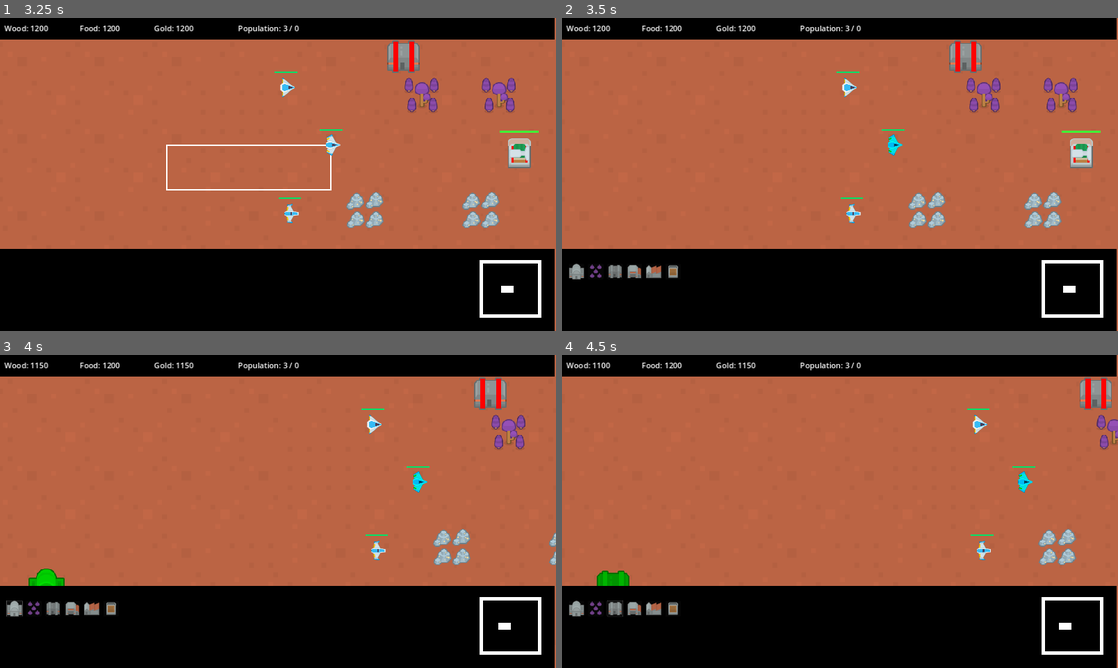
Above: before the commit, frames 1-4 (two rows, left to right).
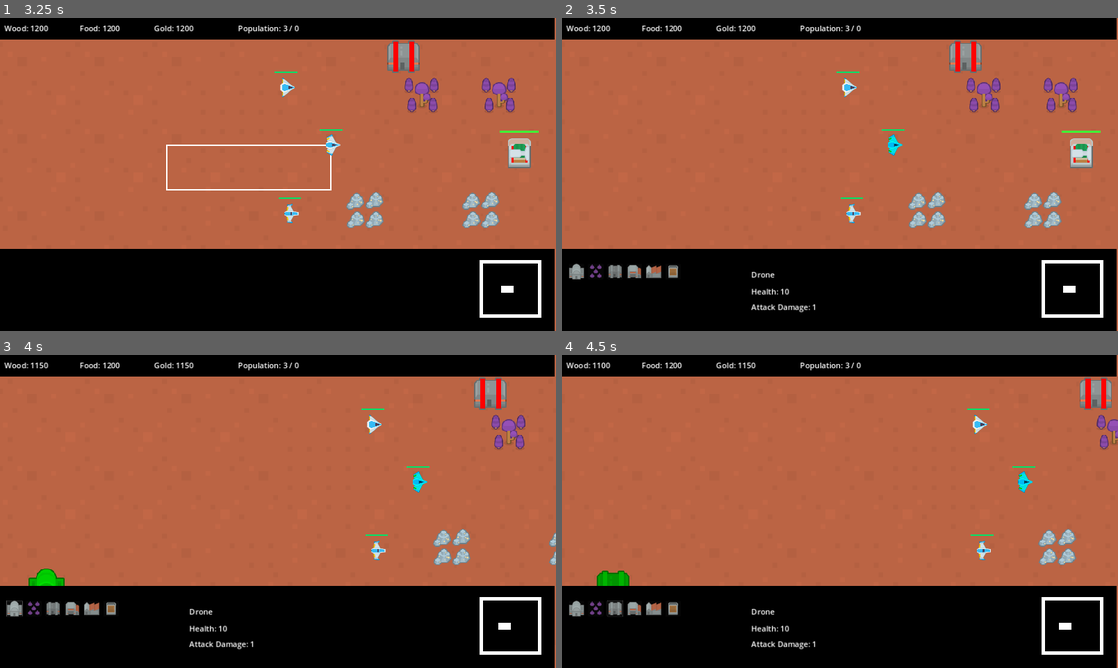
Above: after the commit, the same moments.

Repository: mchiang87/rts
Game: Godot game, scene res://main.tscn
Two runs of this game, one before a commit and one after it. Both use one fixed random seed, a clock stepped at 60 frames per second and the inputs below.
Inputs (mouse positions are in pixels of both pictures, inside the frame that each line leads up to):
- Up to frame 1 (3.25 s): click (77, 133) at 0.5 s; click (16, 271) at 1.25 s; move the mouse to (400, 158) at 2.02 s; click (400, 158) at 2.17 s; tap Enter at 2.75 s; drag from (166, 190) to (333, 146) at 2.77 s
- Up to frame 2 (3.5 s): no input
- Up to frame 3 (4 s): click (16, 608) at 3.5 s
- Up to frame 4 (4.5 s): click (617, 608) at 4.25 s

Frame 1 is identical in both runs. In frame 2, 0.3% of the frame differs, in the area x 34-46%, y 81-94%; in frame 3, 0.3%; in frame 4, 0.3%.

Commit message:
tighted up damage + added unit ui deets

Diff:
--- a/enemy_tower.gd
+++ b/enemy_tower.gd
@@ -1,8 +1,10 @@
 extends Area2D
+
+@export var cleared_block: PackedScene
+@export var damage = 1
 
 var health = 10
 var dead = false
-@export var cleared_block: PackedScene
 
 var x_value = 0
 var y_value = 0
@@ -85,6 +87,7 @@
 				$TimerShoot.start()
 				var new_laser = laser.instantiate()
 				new_laser.is_good_laser = false
+				new_laser.damage = damage
 				add_sibling(new_laser)
 				new_laser.position = $buildingSprite/turret.global_position
 				new_laser.look_at(unit.position)
@@ -107,7 +110,7 @@
 
 func _on_area_entered(area):
 	if area.is_in_group("unit_laser"):
-		health -= 1
+		health -= area.damage
 		area.queue_free()
 
 func _on_timer_remove_nav_timeout():
--- a/enemy_tower.tscn
+++ b/enemy_tower.tscn
@@ -8,6 +8,7 @@
 
 [node name="enemyTower" instance=ExtResource("1_odirb")]
 script = ExtResource("2_yw67p")
+damage = 1
 laser = ExtResource("3_8eji0")
 
 [node name="Sprite2D" parent="buildingSprite" index="0"]
--- a/enemy_type.gd
+++ b/enemy_type.gd
@@ -1,8 +1,12 @@
 extends CharacterBody2D
 
 @onready var nav_agent := $NavigationAgent2D as NavigationAgent2D
+@export var unit_name = ''
+@export var health = 10
+@export var damage = 1
 @export var speed = 150
 @export var laser: PackedScene
+@export var is_ranged_unit = false
 
 var target_id = null
 var target_middle_enemy_building = null
@@ -14,9 +18,6 @@
 var able_to_shoot = true
 var new_id
 
-var health = 10
-
-@export var is_ranged_unit = false
 var attack_range = 70
 var unit_speed = 150
 var is_a_building = false
@@ -36,7 +37,7 @@
 		result /= neighbors.size()
 	return result.normalized()
 
-func _on_navigation_agent_2d_veloctiy_computed(safe_velocity: Vector2) -> void:
+func _on_navigation_agent_2d_velocity_computed(safe_velocity: Vector2) -> void:
 	velocity = safe_velocity
 
 func makepath():
@@ -57,7 +58,7 @@
 	if nav_agent.avoidance_enabled:
 		nav_agent.set_velocity(velocity)
 	else:
-		_on_navigation_agent_2d_veloctiy_computed(velocity)
+		_on_navigation_agent_2d_velocity_computed(velocity)
 
 	move_and_slide()
 	var next_path_pos = nav_agent.get_next_path_position()
@@ -96,6 +97,7 @@
 				$TimerShoot.start()
 				var new_laser = laser.instantiate()
 				new_laser.is_good_laser = false
+				new_laser.damage = damage
 				add_sibling(new_laser)
 				new_laser.position = $body.global_position
 				new_laser.look_at(unit.position)
@@ -112,7 +114,7 @@
 
 func _on_area_2d_area_entered(area):
 	if area.is_in_group('unit_laser'):
-		health -= 1
+		health -= area.damage
 		attacking_unit = true
 		target_id = area.owners_id
 		$body.look_at(area.position)
--- a/enemy_type_one.tscn
+++ b/enemy_type_one.tscn
@@ -20,6 +20,8 @@
 motion_mode = 1
 safe_margin = 5.0
 script = ExtResource("1_88es0")
+unit_name = "Enemy Melee"
+damage = 2
 laser = ExtResource("2_rru5m")
 
 [node name="body" type="Node2D" parent="."]
--- a/enemy_type_two.tscn
+++ b/enemy_type_two.tscn
@@ -4,6 +4,8 @@
 [ext_resource type="Texture2D" uid="uid://ckpvwpg7w6ju6" path="res://art/spaceshooter/PNG/playerShip1_red.png" id="3_fdfj4"]
 
 [node name="enemyTypeTwo" instance=ExtResource("1_emre8")]
+unit_name = "Enemy Shooter"
+damage = 2
 is_ranged_unit = true
 
 [node name="Sprite2D" parent="body" index="0"]
--- a/game_objects.gd
+++ b/game_objects.gd
@@ -3,7 +3,7 @@
 var dragging = false
 var drag_start = Vector2.ZERO
 var select_rect = RectangleShape2D.new()
-var selected = []
+#var selected = []
 
 #func _ready() -> void:
 	#worker.input_pickable = true
@@ -18,13 +18,13 @@
 			if event.button_index == MOUSE_BUTTON_LEFT:
 				dragging = true
 				drag_start = get_global_mouse_position()
-				for item in selected:
+				for item in Global.selected:
 					if str(item.collider) != "<Freed Object>":
 						#item.collider.turn_off_all_jobs()
 						item.collider.selected = false
 				#selected = []
 			elif event.button_index == MOUSE_BUTTON_RIGHT:
-				for item in selected:
+				for item in Global.selected:
 					if str(item.collider) != "<Freed Object>":
 						item.collider.target = get_global_mouse_position()
 						item.collider.turn_off_all_jobs()
@@ -40,9 +40,11 @@
 			q.shape = select_rect
 			q.collision_mask = 2
 			q.transform = Transform2D(0, (drag_end + drag_start) / 2)
-			selected = space.intersect_shape(q)
-			for item in selected:
-				print(item)
+			Global.selected = space.intersect_shape(q)
+			print(Global.selected.size())
+			for item in Global.selected:
+				#print(item.collider)
+				#print(item.collider.unit_name)
 				item.collider.selected = true
 
 	if event is InputEventMouseMotion and dragging:
@@ -54,4 +56,4 @@
 
 func _process(delta):
 	if Global.units_selected == false:
-		selected = []
+		Global.selected = []
--- a/global.gd
+++ b/global.gd
@@ -33,6 +33,8 @@
 var enemy_units = 0
 var friendly_units = 0
 
+var selected = []
+
 # Called when the node enters the scene tree for the first time.
 func _ready():
 	#add_to_no_nav_spot.append(Vector2(5, 5))
--- a/laser.gd
+++ b/laser.gd
@@ -2,6 +2,7 @@
 
 var is_good_laser = false
 var owners_id
+var damage
 
 func _ready():
 	if is_good_laser == true:
@@ -12,7 +13,7 @@
 		$ColorRect.modulate = Color('#ff0000')
 
 func _process(delta):
-	move_local_x(100 * delta)
+	move_local_x(200 * delta)
 
 func _on_timer_timeout():
 	queue_free()
--- a/main.tscn
+++ b/main.tscn
@@ -2788,6 +2788,33 @@
 horizontal_alignment = 1
 vertical_alignment = 1
 
+[node name="UnitDetails" type="Node2D" parent="UI"]
+
+[node name="LabelUnitName" type="Label" parent="UI/UnitDetails"]
+offset_left = 392.0
+offset_top = 520.0
+offset_right = 481.0
+offset_bottom = 543.0
+text = "Unit: "
+vertical_alignment = 1
+
+[node name="LabelUnitHealth" type="Label" parent="UI/UnitDetails"]
+offset_left = 392.0
+offset_top = 555.0
+offset_right = 481.0
+offset_bottom = 578.0
+text = "Health:"
+vertical_alignment = 1
+
+[node name="LabelUnitAttackDmg" type="Label" parent="UI/UnitDetails"]
+offset_left = 392.0
+offset_top = 587.0
+offset_right = 481.0
+offset_bottom = 610.0
+text = "Attack Damage:
+"
+horizontal_alignment = 1
+
 [node name="MiniMap" type="Node2D" parent="UI"]
 
 [node name="OuterBox" type="Node2D" parent="UI/MiniMap"]
@@ -3195,17 +3222,22 @@
 
 [node name="enemyTypeOne" parent="GameObjects" instance=ExtResource("24_t286c")]
 position = Vector2(1096, 424)
+unit_name = "Enemy Tank"
 
 [node name="enemyTypeTwo" parent="GameObjects" instance=ExtResource("25_7nxix")]
 position = Vector2(1088, 136)
+damage = 3
 
 [node name="unitTypeOne" parent="GameObjects" instance=ExtResource("26_yeo8j")]
 position = Vector2(320, 144)
 input_pickable = false
+health = 20
+damage = 2
 
 [node name="unitTypeTwo" parent="GameObjects" instance=ExtResource("27_4gkr8")]
 position = Vector2(328, 405)
-input_pickable = false
+health = 15
+damage = 3
 
 [node name="enemyHouse" parent="GameObjects" instance=ExtResource("28_kndia")]
 position = Vector2(560, 80)
@@ -3215,6 +3247,7 @@
 
 [node name="enemyTower" parent="GameObjects" instance=ExtResource("30_oti36")]
 position = Vector2(800, 280)
+damage = 1
 
 [node name="Camera2D" type="Camera2D" parent="."]
 position = Vector2(576, 324)
--- a/new_tower.gd
+++ b/new_tower.gd
@@ -1,5 +1,6 @@
 extends Area2D
 
+@export var damage = 1
 var health = 10
 var dead = false
 
@@ -119,6 +120,7 @@
 				$TimerShoot.start()
 				var new_laser = laser.instantiate()
 				new_laser.is_good_laser = true
+				new_laser.damage = damage
 				add_sibling(new_laser)
 				new_laser.position = $buildingSprite/Sprite2D/turret.global_position
 				new_laser.look_at(unit.position)
@@ -164,7 +166,7 @@
 			area.get_parent().using_worker_tools = false
 			area.get_parent().find_closest_target_for_job()
 	if area.is_in_group('enemy_laser') and freeze_pos == true and built_num >= 1:
-		health -= 1
+		health -= area.damage
 		area.queue_free()
 
 func _on_button_place_pressed():
--- a/new_tower.tscn
+++ b/new_tower.tscn
@@ -8,6 +8,7 @@
 
 [node name="new_tower" instance=ExtResource("1_gdsi2")]
 script = ExtResource("2_iwhp5")
+damage = 1
 laser = ExtResource("3_fa7xt")
 
 [node name="Sprite2D" parent="buildingSprite" index="0"]
@@ -24,12 +25,6 @@
 offset_bottom = 40.0
 theme_type_variation = &"FlatButton"
 
-[node name="ButtonRemove" parent="CanvasLayer/removeButton/image" index="1"]
-visible = true
-
-[node name="addWorkerButton" parent="CanvasLayer" index="1"]
-self_modulate = Color(1, 1, 1, 1)
-
 [node name="ButtonPlace" parent="." index="10"]
 action_mode = 1
 button_mask = 1
--- a/ui.gd
+++ b/ui.gd
@@ -5,6 +5,10 @@
 @onready var label_food = $ResourceText/LabelFood
 @onready var label_gold = $ResourceText/LabelGold
 @onready var label_population = $ResourceText/LabelPopulation
+@onready var unit_details = $UnitDetails
+@onready var label_unit_name = $UnitDetails/LabelUnitName
+@onready var label_unit_health = $UnitDetails/LabelUnitHealth
+@onready var label_unit_attack_dmg = $UnitDetails/LabelUnitAttackDmg
 @onready var worker_build_options = $workerBuildOptions
 @onready var win_screen = $WinScreen
 @onready var lose_screen = $LoseScreen
@@ -30,6 +34,17 @@
 	if Global.friendly_units == 0 and game_is_on == true:
 		lose_screen.visible = true
 
+	if Global.selected.size() > 1:
+		for item in Global.selected:
+			print(item.collider.unit_name)
+	elif Global.selected.size() == 1 and str(Global.selected[0].collider) != '<Freed Object>':
+		unit_details.visible = true
+		label_unit_name.text = str(Global.selected[0].collider.unit_name)
+		label_unit_health.text = "Health: " + str(Global.selected[0].collider.health)
+		label_unit_attack_dmg.text = "Attack Damage: " + str(Global.selected[0].collider.damage)
+	else:
+		unit_details.visible = false
+
 func _on_timer_game_on_timeout():
 	game_is_on = true
 
--- a/unit_type.gd
+++ b/unit_type.gd
@@ -4,9 +4,13 @@
 @onready var sprite_2d = $Body/Sprite2D
 
 @onready var nav_agent := $NavigationAgent2D as NavigationAgent2D
+@export var unit_name = ''
+@export var health = 10
+@export var damage = 1
 @export var speed = 150
 @export var laser: PackedScene
 @export var ranged_unit = false
+
 var max_speed = 150
 var attack_range = 70
 
@@ -21,8 +25,6 @@
 
 var able_to_shoot = true
 var new_id
-
-var health = 10
 
 var selected = false:
 	set = set_selected
@@ -52,7 +54,7 @@
 		result /= neighbors.size()
 	return result.normalized()
 
-func _on_navigation_agent_2d_veloctiy_computed(safe_velocity: Vector2) -> void:
+func _on_navigation_agent_2d_velocity_computed(safe_velocity: Vector2) -> void:
 	velocity = safe_velocity
 
 func makepath():
@@ -73,7 +75,7 @@
 	if nav_agent.avoidance_enabled:
 		nav_agent.set_velocity(velocity)
 	else:
-		_on_navigation_agent_2d_veloctiy_computed(velocity)
+		_on_navigation_agent_2d_velocity_computed(velocity)
 
 	move_and_slide()
 	var next_path_pos = nav_agent.get_next_path_position()
@@ -123,6 +125,7 @@
 				$TimerAttack.start()
 				var new_laser = laser.instantiate()
 				new_laser.is_good_laser = true
+				new_laser.damage = damage
 				add_sibling(new_laser)
 				new_laser.position = $Body.global_position
 				new_laser.look_at(target_middle_of_enemy)
@@ -190,7 +193,7 @@
 
 func _on_area_2d_area_entered(area):
 	if area.is_in_group("enemy_laser"):
-		health -= 1
+		health -= area.damage
 		if target_id != area.owners_id:
 			turn_off_all_jobs()
 			job_attack = true
--- a/unit_type_one.tscn
+++ b/unit_type_one.tscn
@@ -6,6 +6,9 @@
 
 [node name="unitTypeOne" instance=ExtResource("1_kmeey")]
 script = ExtResource("2_4e13y")
+unit_name = "Tank"
+health = 10
+damage = 1
 ranged_unit = false
 
 [node name="backSprite" parent="Body" index="0"]
--- a/unit_type_two.tscn
+++ b/unit_type_two.tscn
@@ -5,6 +5,7 @@
 
 [node name="unitTypeTwo" instance=ExtResource("1_kiv3e")]
 input_pickable = false
+unit_name = "Shooter"
 speed = 75
 ranged_unit = true
 
--- a/worker.gd
+++ b/worker.gd
@@ -11,8 +11,11 @@
 @onready var progressBar = $ProgressBar
 @onready var sprite_2d = $Body/Sprite2D
 
+@export var unit_name = ''
 @export var speed = 150
 @export var laser: PackedScene
+
+var damage = 1
 
 var target_radius = 10
 var av = Vector2.ZERO
@@ -67,7 +70,7 @@
 		result /= neighbors.size()
 	return result.normalized()
 
-func _on_navigation_agent_2d_veloctiy_computed(safe_velocity: Vector2) -> void:
+func _on_navigation_agent_2d_velocity_computed(safe_velocity: Vector2) -> void:
 	velocity = safe_velocity
 
 func makepath():
@@ -88,7 +91,7 @@
 	if nav_agent.avoidance_enabled:
 		nav_agent.set_velocity(velocity)
 	else:
-		_on_navigation_agent_2d_veloctiy_computed(velocity)
+		_on_navigation_agent_2d_velocity_computed(velocity)
 
 	move_and_slide()
 	var next_path_pos = nav_agent.get_next_path_position()
@@ -191,6 +194,7 @@
 				timerAttack.start()
 				var new_laser = laser.instantiate()
 				new_laser.is_good_laser = true
+				new_laser.damage = damage
 				add_sibling(new_laser)
 				new_laser.position = body.global_position
 				new_laser.look_at(target_middle_of_enemy)
@@ -274,7 +278,7 @@
 		go_back_to_the_resources()
 
 	if area.is_in_group("enemy_laser"):
-		health -= 1
+		health -= area.damage
 		if target_id != area.owners_id:
 			turn_off_all_jobs()
 			job_attack = true
--- a/worker.tscn
+++ b/worker.tscn
@@ -135,6 +135,7 @@
 motion_mode = 1
 safe_margin = 5.0
 script = ExtResource("1_67oai")
+unit_name = "Drone"
 laser = ExtResource("2_sc67v")
 
 [node name="Body" type="Node2D" parent="."]
